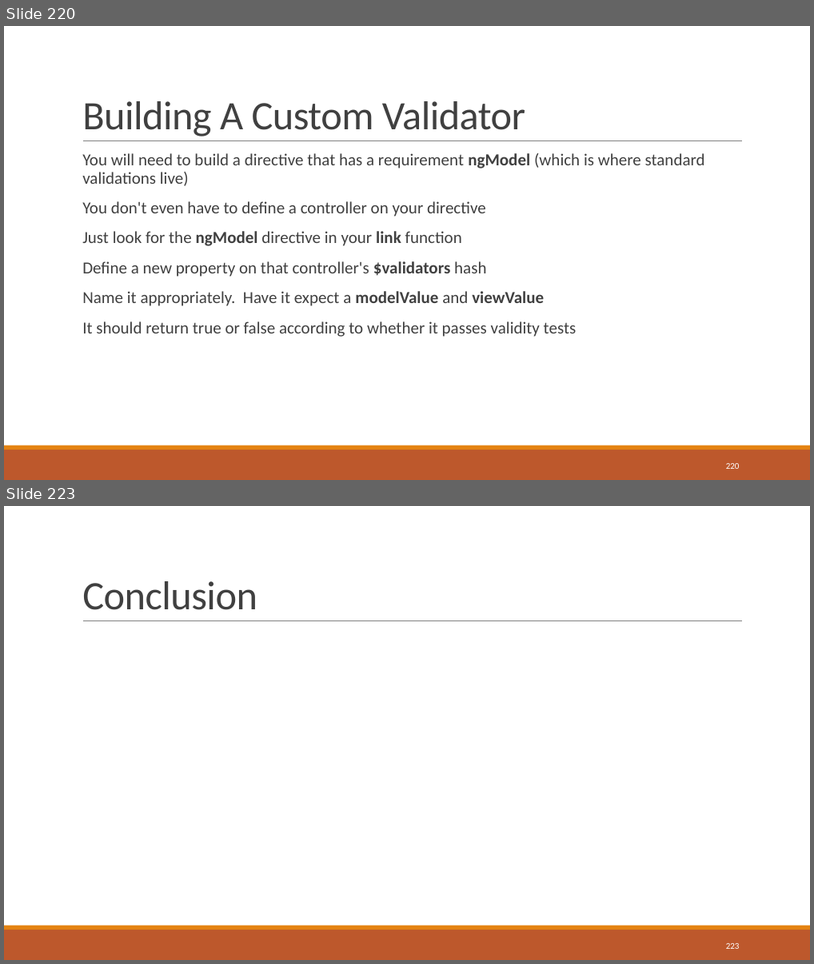
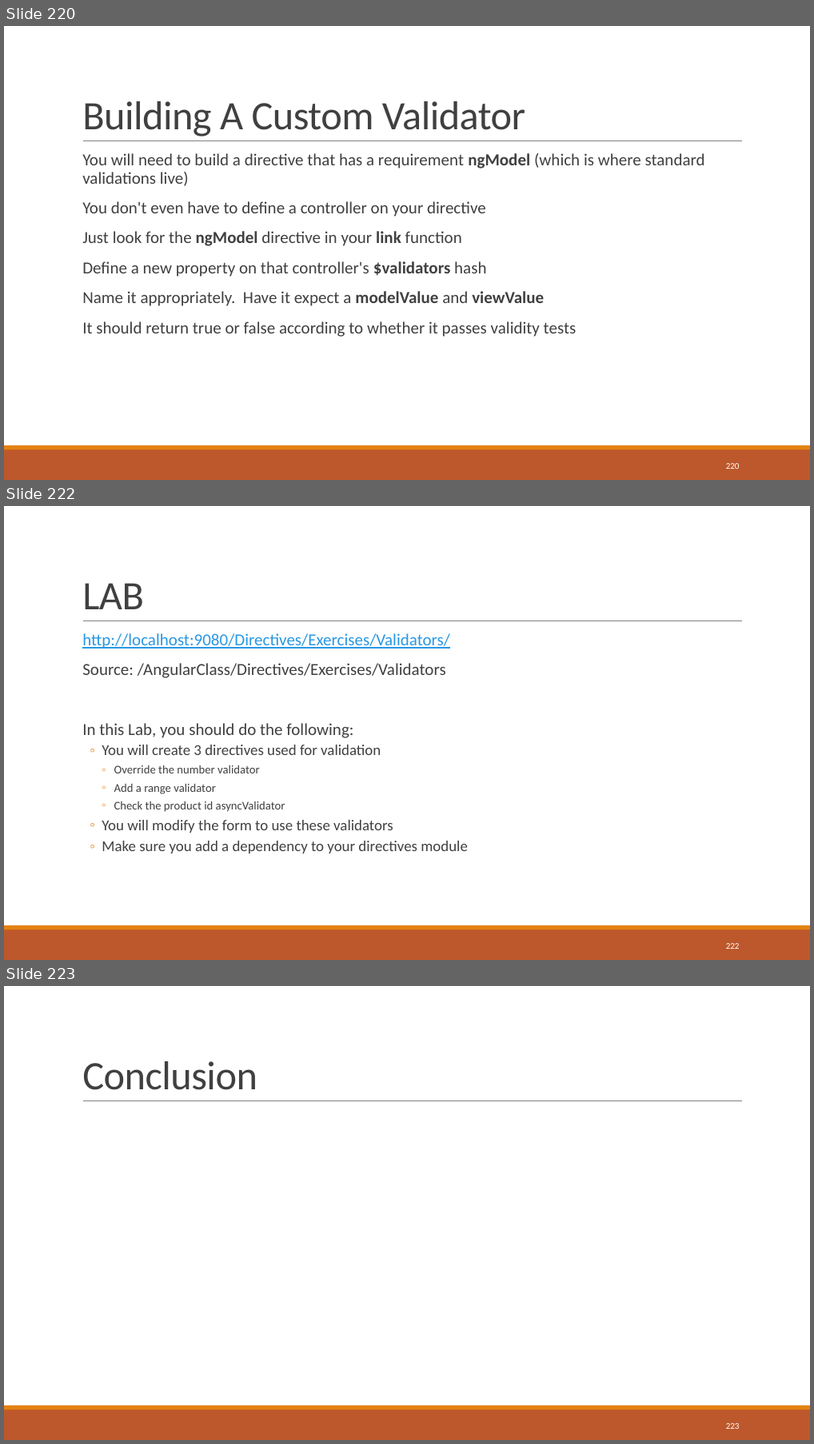
Before and after one commit to sbechtold/angularjs, a slide deck: materials/AngularJS.pptx. Shown one above the other, each under a label of ours: slides 220 and 223 before the commit, slides 220, 222 and 223 after it; the slides between them are not shown. The pictures are 814x964 and 814x1444 pixels, drawn with LibreOffice and Linux fonts; fonts in the diff are those of the drawing. Boxes give left, top, right and bottom in pixels: in the first picture for what was removed or moved away, otherwise in the second. Text is boxed around its words. In the diff, an @@ line names an element or a change of style, - is before the commit and + after.

```diff
--- a/materials/AngularJS.pptx
+++ b/materials/AngularJS.pptx
@@ slide 222 added at [4,506,810,960], background #FFFFFF; not listed: 3 template elements that a slide beside it also shows @@
@@ title added at [82,583,144,609], 48 pt, text #404040 @@
+LAB
@@ text added at [82,633,468,853], 20 pt, text #404040 @@
+  http://localhost:9080/Directives/Exercises/Validators/
+  Source: /AngularClass/Directives/Exercises/Validators
+  In this Lab, you should do the following:
+  ◦ You will create 3 directives used for validation
+    ◦ Override the number validator
+    ◦ Add a range validator
+    ◦ Check the product id asyncValidator
+  ◦ You will modify the form to use these validators
+  ◦ Make sure you add a dependency to your directives module
@@ page number added at [726,943,740,948], 10.5 pt, text #FFFFFF @@
+222
```
Also in this commit, not shown: 3 slides changed, 3 other slides added, 3 slides removed, 40 other files.
